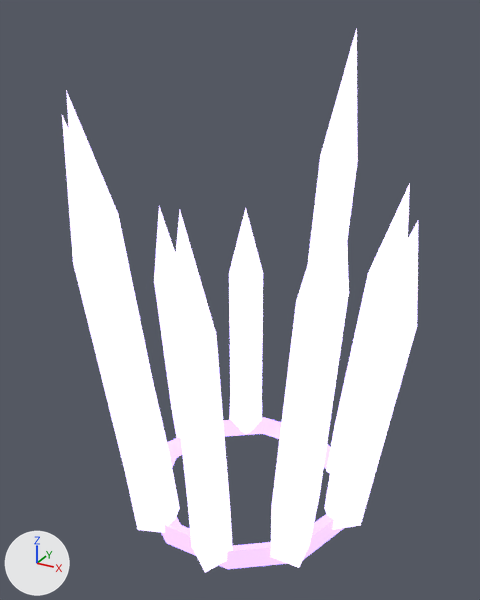
One commit to the glTF model public/assets/parts/dc_shade_crown.glb: the scene before it, then after it.
The view is the same before and after, from a 50 mm lens placed at (0.257, -0.486, 0.445), pointed at (-0.009, -0.002, 0.204). Every picture has the same lights, and +X, +Y and +Z are marked at lower left. The older version comes first. Where no turn or scale is listed for an object, it has been applied to the vertices. Vertices at exactly the same position are counted once.

In view in the first picture: 'part.dc_shade_crown'.
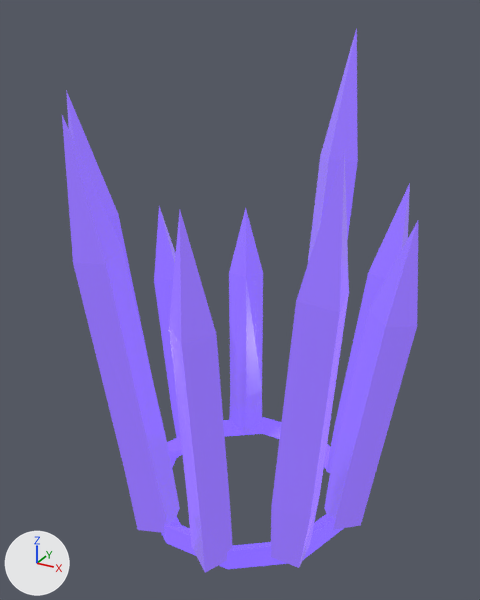
Pixel boxes (x1, y1, x2, y2) of what changed, in the pictures (480 x 600 px):
part 1 of me_deep_kit, recoloured
    both: (162, 417, 344, 569)
part 2 of me_deep_kit, recoloured (darker)
    both: (62, 28, 418, 572)

The change in detail:
Material 'dc_glow_5a3cd8_8a6aff_0.8' (mat_dc_glow_5a3cd8_8a6aff_0_8) is new.
Its base color is (0.102, 0.0452, 0.687) (blue #5a3cd8).
Its emission color is (0.203, 0.115, 0.8) (blue #7c5fe7).
Its emission strength is 1.0.
Material 'dc_crystal_5a44b8_9d7bff_0.6' (mat_dc_crystal_5a44b8_9d7bff_0_6) is new.
Its base color is (0.102, 0.0578, 0.479) (blue #5a44b8).
Its metallic is 0.1.
Its roughness is 0.18.
Its emission color is (0.202, 0.119, 0.6) (purple #7c61cb).
Its emission strength is 1.0.
me_deep_kit has 147 vertices, 258 faces and spans x -0.15..0.15, y -0.155..0.155, z -0.22..0.22.
me_deep_kit is used by ob_part_dc_shade_crown; location (0.0008, 0.0058, 0.2091).
me_deep_kit part 1: all 60 faces that had it switch from mat_dc_glow_7c5cff_b89cff_1_8 (blue #7c5cff, glowing purple #b89cff) to mat_dc_glow_5a3cd8_8a6aff_0_8 (blue #5a3cd8, glowing blue #7c5fe7).
me_deep_kit part 2: all 198 faces that had it switch from mat_dc_crystal_8a78d8_d8c8ff_1_9 (blue #8a78d8, glowing purple #d8c8ff) to mat_dc_crystal_5a44b8_9d7bff_0_6 (blue #5a44b8, glowing purple #7c61cb).
